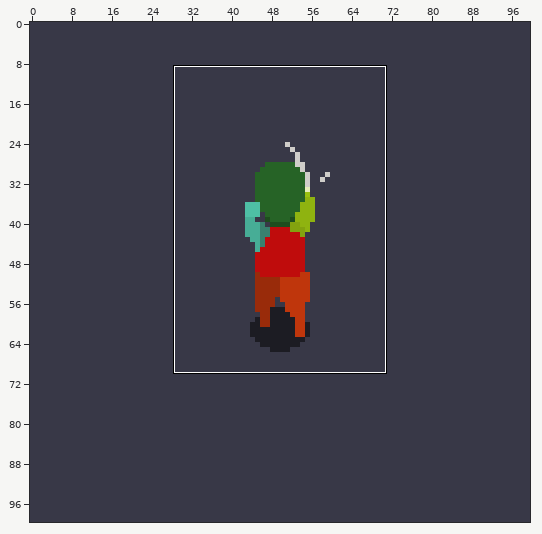
Two versions of one pixel-art file, Dibujo/Aseprite/Lux/Comenzando/Ataque/Humano-Ataque-PuñoNormal.aseprite. The first picture is a wide view before the edit; the outline marks the close-up.
Close-up. Before the commit:
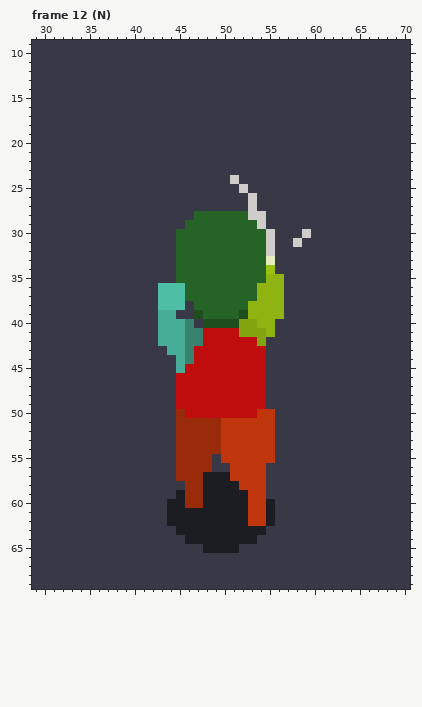
100x100 pixels, 20 frames. Colours within 5 levels of each other are drawn and written as one. Shown: frame 12 (N): x 29..70, y 9..69. The commit also changed other frames or places, which this record leaves out.
Once edited:
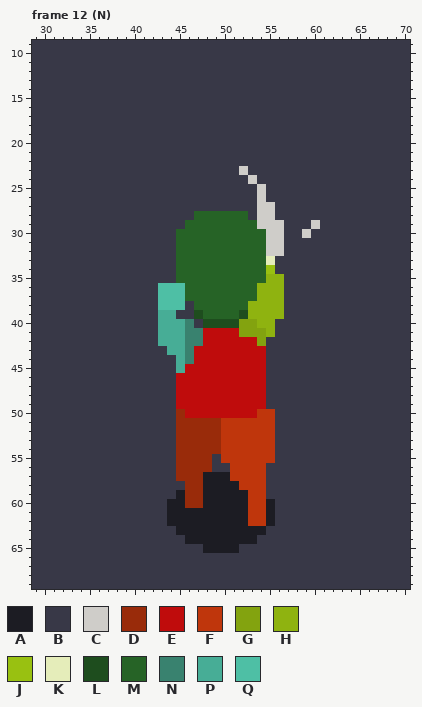
Palette (. is transparent): A #1c1c23  B #383847  C #cfcdc9  D #992b0a  E #bf0c0c  F #bf360c  G #83a30f  H #8fb310  J #99c111  K #e5edba  L #1e4d1e  M #266326  N #39826f  P #47ad96  Q #4ebfa5
What changed:
Frame 12 (N), layer "Efecto":
y 23: x 52 B -> C
y 24: x 51 C -> B; x 53 B -> C
y 25: x 52 C -> B; x 54 B -> C
y 26: x 53..54 CB -> BC
y 27: x 53..55 CBB -> BCC
y 28: x 53 C -> B; x 55 B -> C
y 29: x 55..56 BB -> CC; x 60 B -> C
y 30: x 56 B -> C
y 31: x 56 B -> C; x 58 C -> B
y 32: x 56 B -> C
Where, in picture pixels (left, top, right, bottom), the same in both close-ups:
changed: (230, 166, 320, 256)
